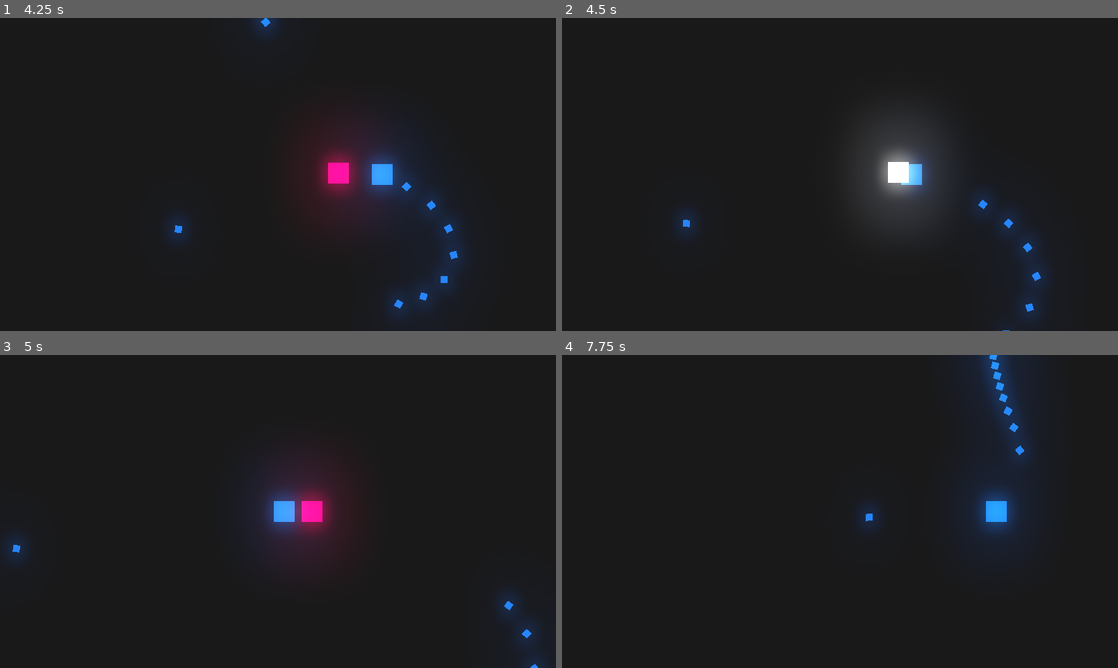
Above: before the commit, frames 1-4 (two rows, left to right).
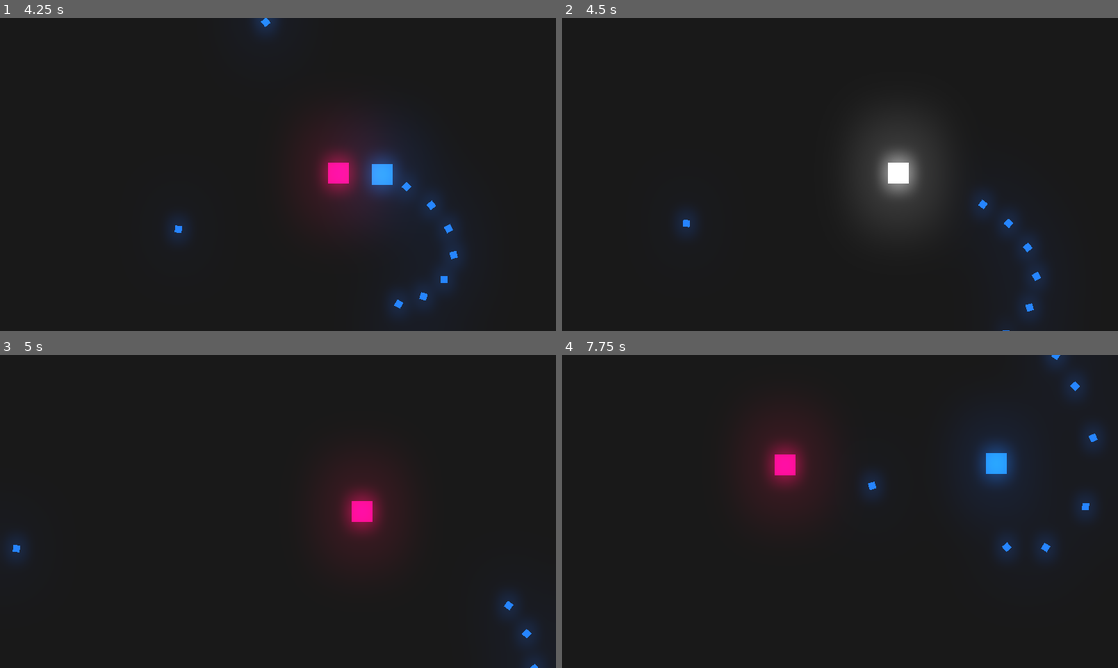
Above: after the commit, the same moments.

Repository: Gui-dev/shooter
Game: Godot game, scene res://levels/LevelOne.tscn
Two runs of this game, one before a commit and one after it. Both use one fixed random seed, a clock stepped at 60 frames per second and the inputs below. The project has no main scene, so this scene is started directly.
Inputs (mouse positions are in pixels of both pictures, inside the frame that each line leads up to):
- Up to frame 1 (4.25 s): move the mouse to (400, 158) at 0.52 s; hold D (right) 0.53-1.28 s; hold Space (shooter) 0.53-1.28 s; move the mouse to (166, 190) at 1.27 s; hold S (down) 1.28-2.03 s; tap Space (shooter) at 1.35, 2.85 s; move the mouse to (333, 105) at 2.02 s; hold D (right) 2.03-2.78 s; hold Space (shooter) 2.03-2.78 s; move the mouse to (250, 237) at 2.77 s; hold W (up) 2.78-3.53 s; move the mouse to (444, 221) at 3.52 s; hold A (left) from 3.53 s (still down); hold Space (shooter) from 3.53 s (still down)
- Up to frame 2 (4.5 s): keep holding A (left); move the mouse to (673, 127) at 4.27 s; release Space (shooter) at 4.28 s; tap Space (shooter) at 4.35 s
- Up to frame 3 (5 s): keep holding A (left)
- Up to frame 4 (7.75 s): move the mouse to (867, 511) at 5.02 s; release A (left) at 5.03 s; hold S (down) 5.03-5.78 s; hold Space (shooter) 5.03-5.78 s; move the mouse to (756, 433) at 5.77 s; hold D (right) 5.78-6.53 s; tap Space (shooter) at 5.85, 7.35 s; move the mouse to (962, 495) at 6.52 s; hold W (up) 6.53-7.28 s; hold Space (shooter) 6.53-7.28 s; move the mouse to (728, 527) at 7.27 s; hold D (right) from 7.28 s (still down)

Frame 1 is identical in both runs. In frame 2, 0.4% of the frame differs, in the area x 58-67%, y 43-57%; in frame 3, 3.5%; in frame 4, 6.2%, in the area x 34-98%, y 0-65%.

Commit message:
feat: add group enemy

Diff:
--- a/scenes/Enemy.tscn
+++ b/scenes/Enemy.tscn
@@ -12,7 +12,7 @@
 texture = ExtResource( 1 )
 script = ExtResource( 2 )
 
-[node name="hitbox" type="Area2D" parent="."]
+[node name="hitbox" type="Area2D" parent="." groups=["enemy"]]
 
 [node name="collision" type="CollisionShape2D" parent="hitbox"]
 position = Vector2( 0, 2.38419e-07 )
